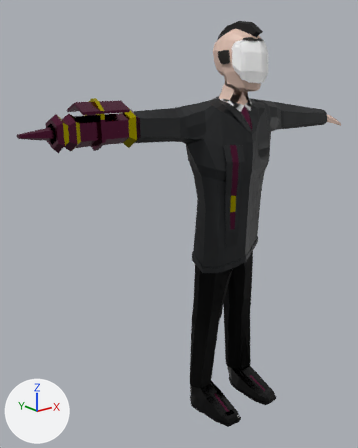
The glTF model art/Mixamo/Androide/ANDROIDE ANIMADO.glb: old version first, new version second.
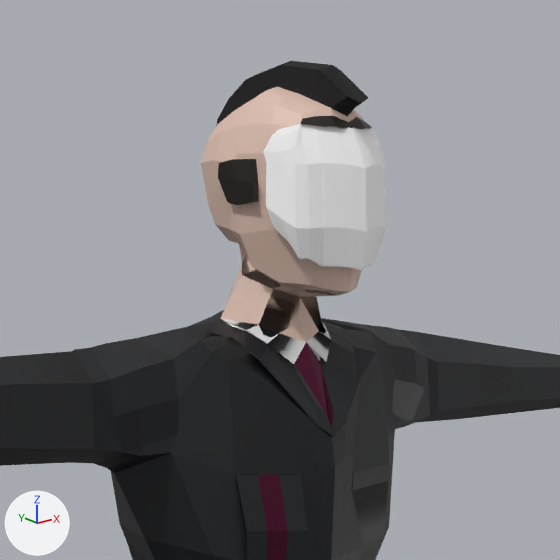
There are two pictures of each version: one whole from a 50 mm lens placed at (-1.89, -1.85, 1.95), pointed at (-0.27, 0.17, 1.15), one close up on the part from 43% to 90% of the width and 1% to 38% of the height. The axes (+X, +Y, +Z) are drawn at lower left. The lights are the same throughout. Where no turn or scale is listed for an object, it has been applied to the vertices.

Objects in the first close-up: 'Android'.
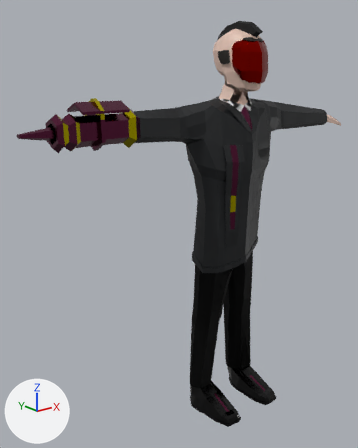
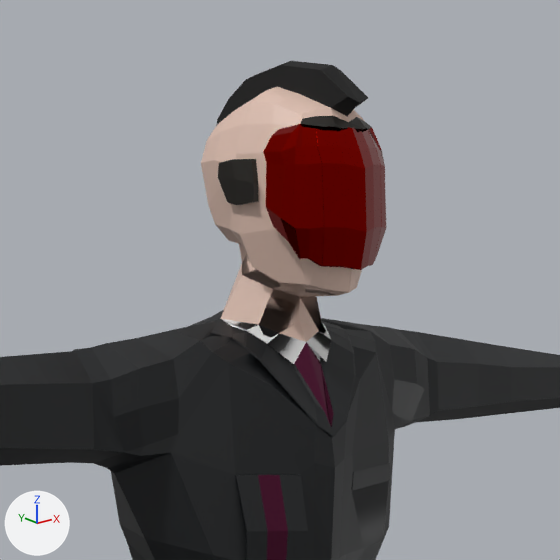
Commit message: minicambios en el androide.

Scene script edits in JSON lines:
```json
{"op": "set", "path": "mat_cristal.base_color", "old": "(1.0, 1.0, 1.0)", "new": "(0.284, 0.00224, 0.0)", "note": "white #ffffff -> red #910700"}
{"op": "set", "path": "mat_cristal.roughness", "old": "1.0", "new": "0.0964"}
```

Boxes [x1, y1, x2, y2] around the edits, measured in the close-ups (560 x 560 px):
```json
{"object": "Android", "change": "recoloured, surface changed", "before": [260, 121, 387, 273], "after": [260, 121, 387, 273], "on screen": "white to red"}
```
